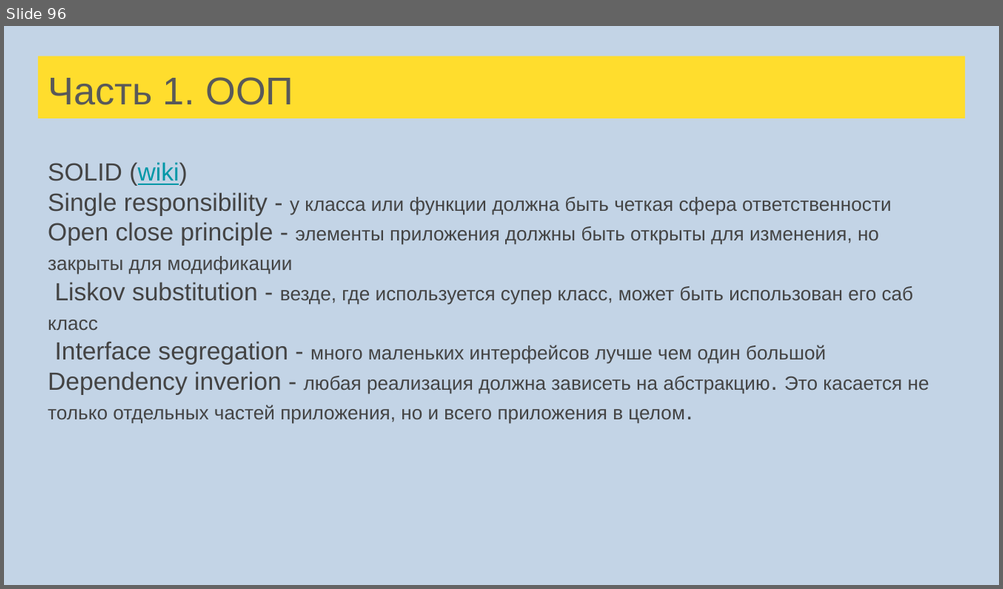
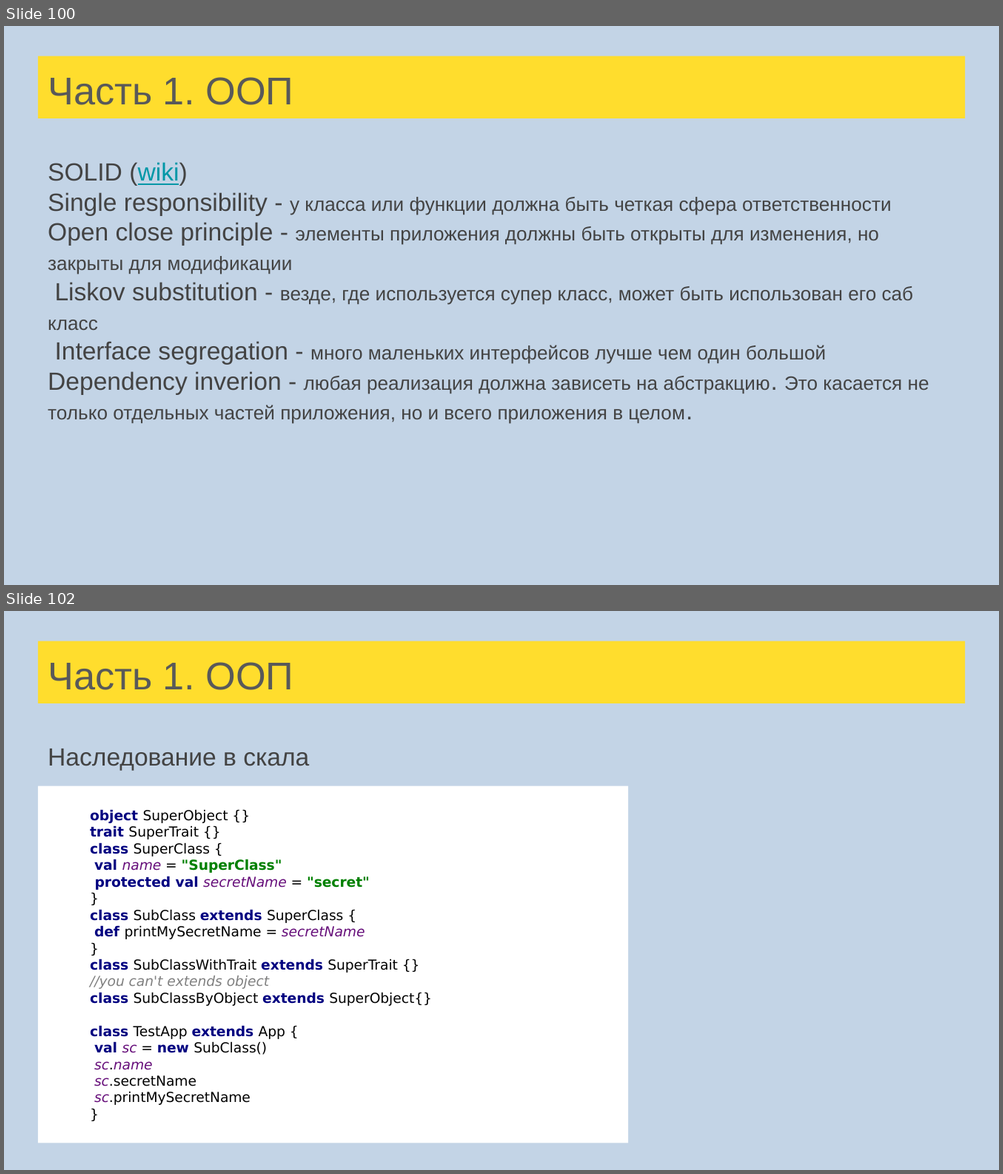
Before and after one commit to skye17/scala-school, a slide deck: src/main/resources/Лекции Scala для FinTech.pptx. Shown one above the other, each under a label of ours: slide 96 before the commit, slides 100 and 102 after it; the slides between them are not shown. The pictures are 1003x589 and 1003x1174 pixels, drawn with LibreOffice and Linux fonts; fonts in the diff are those of the drawing. Boxes give left, top, right and bottom in pixels: in the first picture for what was removed or moved away, otherwise in the second. Text is boxed around its words. In the diff, an @@ line names an element or a change of style, - is before the commit and + after.

```diff
--- a/src/main/resources/Лекции Scala для FinTech.pptx
+++ b/src/main/resources/Лекции Scala для FinTech.pptx
@@ slide 102 added at [4,611,999,1170], background #C3D4E6 @@
@@ title added at [38,641,965,703], fill #FFDD2D, 28 pt, text #595959 @@
+Часть 1. ООП
@@ text added at [48,749,309,770], 18 pt, text #434343 @@
+Наследование в скала
@@ rectangle added at [38,786,628,1143], fill #FFFFFF, 10 pt, text #000000 @@
+object SuperObject {}
+trait SuperTrait {}
+class SuperClass {
+val name = "SuperClass"
+protected val secretName = "secret"
+}
+class SubClass extends SuperClass {
+def printMySecretName = secretName
+}
+class SubClassWithTrait extends SuperTrait {}
+//you can't extends object
+class SubClassByObject extends SuperObject{}
+class TestApp extends App {
+val sc = new SubClass()
+sc.name
+sc.secretName
+sc.printMySecretName
+}
@@ what was slide 96 is now slide 100 @@
```
Also in this commit, not shown: 5 slides changed, 16 other slides added, 1 slide removed, 20 other files.
